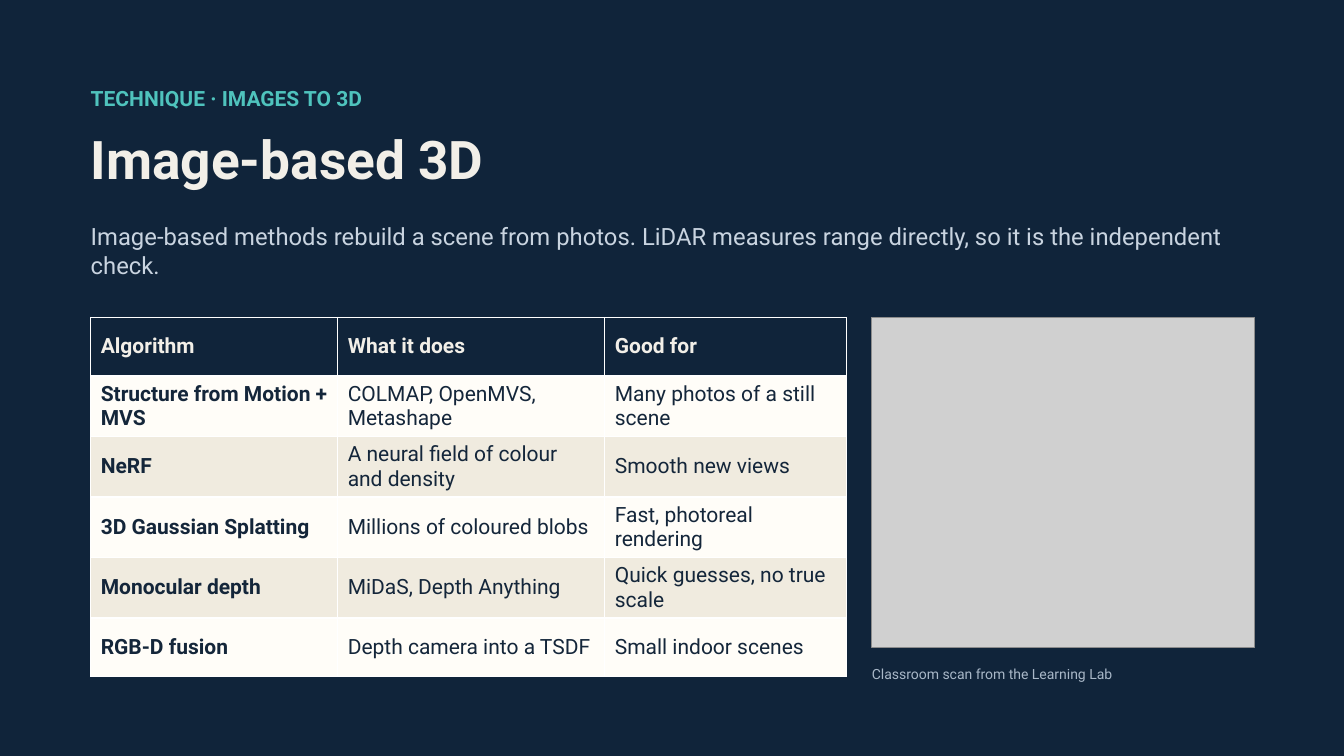
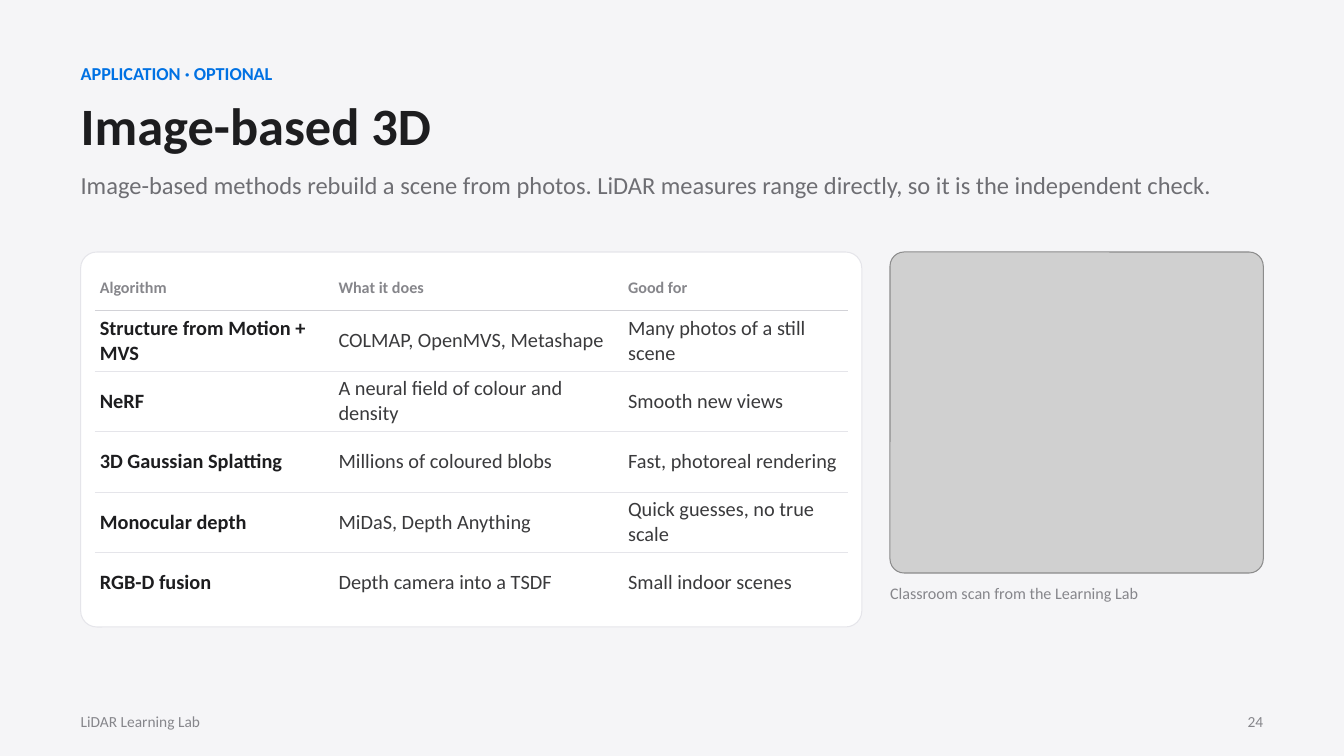
Before and after one commit to maninka123/lidar-learning-lab, a slide deck: slide 25 of presentation/LiDAR_Workshop_Slides.pptx. Drawn at 1344x756 pixels with LibreOffice and Linux fonts; fonts in the diff are those of the drawing; grey boxes stand for pictures. Boxes give left, top, right and bottom in pixels: in the first picture for what was removed or moved away, otherwise in the second. Text is boxed around its words. In the diff, an @@ line names an element or a change of style, - is before the commit and + after.

```diff
--- a/presentation/LiDAR_Workshop_Slides.pptx
+++ b/presentation/LiDAR_Workshop_Slides.pptx
@@ background #10243A to #F5F5F7 @@
@@ text added at box(81, 68, 273, 80), 13 pt, text #0071E3, bold @@
+APPLICATION · OPTIONAL
@@ text "Image-based 3D": place and size @@
-text "Image-based 3D" at box(91, 139, 483, 190)
+text "Image-based 3D" at box(81, 108, 431, 154)
@@ text "Image-based 3D" at box(81, 108, 431, 154): size 38 to 37.5 pt, font Roboto to Calibri, text colour #F2EFE8 to #1D1D1F; less space between paragraphs @@
@@ text removed at box(91, 91, 362, 109) @@
-TECHNIQUE · IMAGES TO 3D
@@ text "Image-based methods rebuild a scene ...": place and size @@
-text "Image-based methods rebuild a scene ..." at box(91, 227, 1221, 274)
+text "Image-based methods rebuild a scene ..." at box(81, 177, 1210, 198)
@@ text "Image-based methods rebuild a scene ..." at box(81, 177, 1210, 198): size 17 to 17.5 pt, font Roboto to Calibri, text colour #C9D4E0 to #6E6E73; line spacing 1 to 1.1; less space between paragraphs @@
@@ rounded rectangle added at box(81, 252, 862, 627), fill #FFFFFF, outline #E5E5EA 0.75 pt @@
@@ table at box(95, 266, 848, 613) @@
@@ fill #10243A to none in row 1 @@
@@ fill #FFFDF8 to none in 9 cells @@
@@ fill #F0EBDF to none in 6 cells @@
@@ size 15 to 11.5 pt, text colour #F2EFE8 to #86868B in "Algorithm", "What it does", "Good for" @@
@@ font Roboto to Calibri, size 15 to 14.5 pt @@
@@ text colour #14263A to #1D1D1F in "Structure from Motion + MVS", "NeRF", "3D Gaussian Splatting", "Monocular depth" and 1 more places @@
@@ text colour #14263A to #3A3A3C in "COLMAP, OpenMVS, Metashape", "Many photos of a still scene", "A neural field of colour and density", "Smooth new views" and 6 more places @@
@@ borders changed @@
@@ table: place and size @@
-table at box(91, 318, 847, 679)
+table at box(95, 266, 848, 613)
@@ picture: place and size @@
-picture at box(872, 318, 1255, 647)
+picture at box(890, 252, 1263, 573)
@@ text "Classroom scan from the Learning ...": place and size @@
-text "Classroom scan from the Learning ..." at box(872, 668, 1112, 682)
+text "Classroom scan from the Learning ..." at box(890, 588, 1138, 602)
@@ text "Classroom scan from the Learning ..." at box(890, 588, 1138, 602): size 10 to 11.5 pt, font Roboto to Calibri, text colour #A9B8C8 to #86868B; less space between paragraphs @@
@@ text added at box(81, 716, 200, 730), 11 pt, text #86868B @@
+LiDAR Learning Lab
@@ text added at box(1248, 717, 1264, 727), 11 pt, text #86868B @@
+24
```
Also in this commit, not shown: 22 other slides changed, 2 slides added, 2 slides removed.
